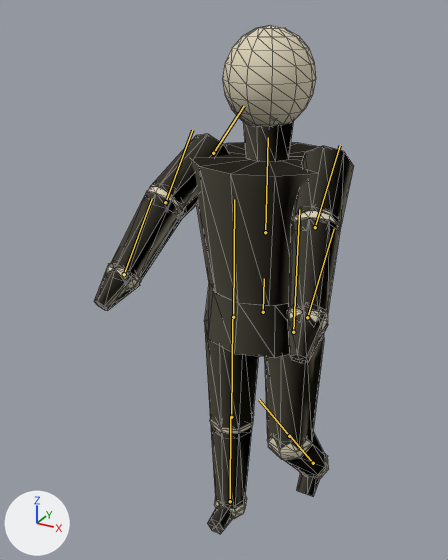
An edit to the glTF model assets/models/mummy.gltf, drawn before and after from the same camera.
Before and after are seen from a camera (50 mm lens) standing at (0.839, -1.82, 2.001) and looking at (-0.143, -0.033, 1.108). The axes (+X, +Y, +Z) are drawn at lower left. The lights are the same throughout. The older version comes first. Both versions are drawn at frame 0 of the action 'walk'; the numbers are the values there. The bones that change, and the others that lie on the model, are drawn over the model as lines. Mesh edges are drawn as thin lines.
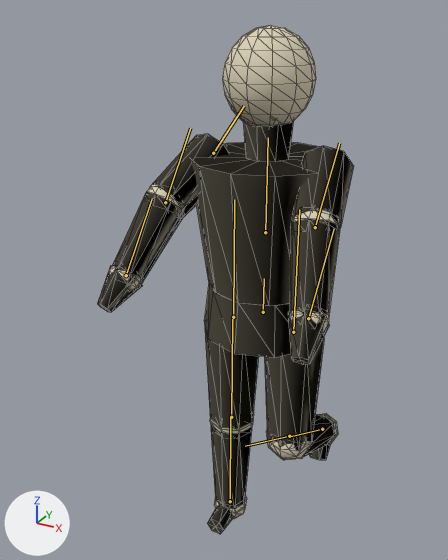
Pixel boxes (x1, y1, x2, y2) of what changed, in the pictures (448 x 560 px):
'Mesh_0', posed: before (94, 26, 354, 534); after (97, 26, 354, 534)
bone 'elbowL', root to tip: before (165, 202) to (192, 130); after (165, 202) to (190, 128)
bone 'elbowR', root to tip: before (315, 227) to (340, 145); after (315, 227) to (339, 143)
bone 'kneeR', root to tip: before (289, 436) to (259, 399); after (289, 436) to (245, 446)

What the commit changed:
Bone 'elbowL' (bone_elbowl) turns from (20, 0, 0) to (23, 0, 0) degrees about its own x, y and z.
Bone 'elbowR' (bone_elbowr) turns from (20, 0, 0) to (23, 0, 0) degrees about its own x, y and z.
Bone 'kneeR' (bone_kneer) turns from (40, 0, 0) to (60, 0, 0) degrees about its own x, y and z.
